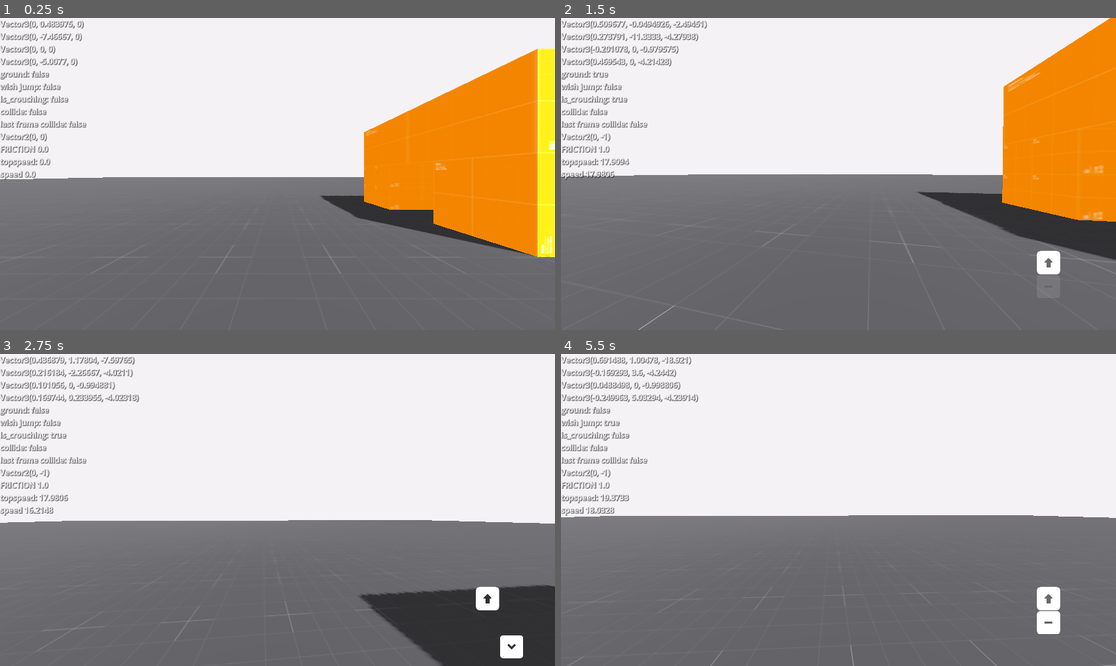
Above: before the commit, frames 1-4 (two rows, left to right).
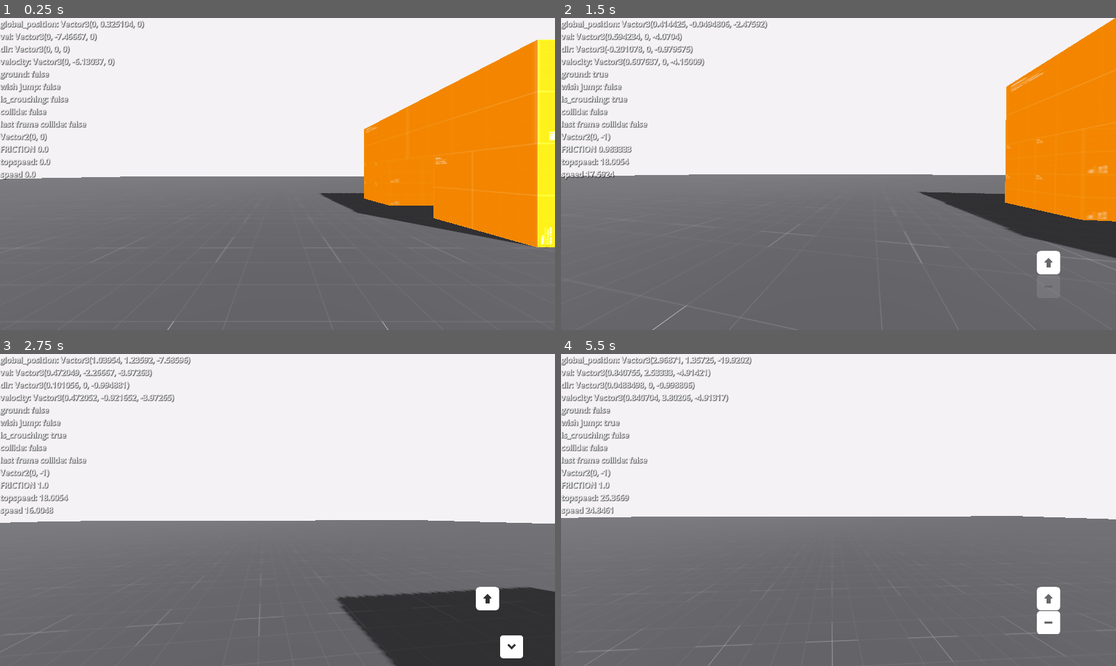
Above: after the commit, the same moments.

Repository: LunaticReisen/GodotSourceMovement
Game: Godot game, scene res://test_lab.tscn
The game is run twice, just before and just after one commit, with the same random seed, the same clock (stepped at 60 frames per second) and the same inputs.
Inputs (mouse positions are in pixels of both pictures, inside the frame that each line leads up to):
- Up to frame 1 (0.25 s): no input
- Up to frame 2 (1.5 s): move the mouse to (866, 174) at 0.52 s; hold Ctrl (crouch) 0.53-1.28 s; hold W (move_forward) from 0.53 s (still down); tap Space (jump) at 0.77, 0.8, 1.07, 1.35 s; move the mouse to (810, 174) at 1.27 s
- Up to frame 3 (2.75 s): keep holding W (move_forward); tap Space (jump) at 1.52, 1.82, 2.3 s; tap Ctrl (crouch) at 1.55 s; move the mouse to (288, 503) at 2.02 s; hold Ctrl (crouch) from 2.03 s (still down)
- Up to frame 4 (5.5 s): keep holding W (move_forward); move the mouse to (832, 516) at 2.77 s; release Ctrl (crouch) at 2.78 s; tap Shift (dash) at 2.85 s; tap Space (jump) at 3.02, 3.32, 3.77, 3.8, 4.07, 4.52, 4.82 s; tap Ctrl (crouch) at 3.05, 4.35 s; move the mouse to (877, 513) at 3.52 s; press the mouse at (877, 513) at 3.53 s; move the mouse to (794, 506) at 4.27 s; release the mouse at (794, 506) at 4.28 s; move the mouse to (844, 510) at 5.02 s; hold Space (jump) from 5.03 s (still down)

The runs differ from the first frame. In frame 1, 3.8% of the frame differs, in the area x 0-100%, y 0-100%; in frame 2, 2.7%; in frame 3, 3.3%; in frame 4, 2.1%.

Commit message:
v1.2.2
improvement while jumping can not rotate jumping(is this word?

Diff:
--- a/scripts/movementData.gd
+++ b/scripts/movementData.gd
@@ -3,8 +3,8 @@
 class_name Movement_Data
 
 @export_subgroup("speed")
-@export var AIR_ADD_SPEED        :float = 4
-@export var WALK_SPEED           :float = 4
+@export var AIR_ADD_SPEED        :float = 5
+@export var WALK_SPEED           :float = 5
 @export var CROUCH_SPEED         :float = 1.5
 @export var DASH_SPEED           :float = 6
 @export var MAX_SPEED            :float = 20
@@ -12,14 +12,14 @@
 
 @export_subgroup("accelration")
 @export var RUN_ACCEL            :float = 8
-@export var RUN_DECEEL           :float = 6
-@export var STARFE_SPEED         :float = 2
+@export var RUN_DECEEL           :float = 4
+@export var AIR_MAX_SPEED        :float = 30
 @export var AIR_ACCEL            :float = 2
-@export var AIR_DECCEL           :float = 2
-@export var AIR_CONTROL          :float = 0.3
-@export var STAND_FRICTION       :float = 3.5
+@export var AIR_DECCEL           :float = 1
+@export var STAND_FRICTION       :float = 5
 @export var CROUCH_FRICTION      :float = 1
 @export var SURFACE_FRICTION     :float = 1
+@export var AIR_CAP              : float = 4
 
 @export_subgroup("crouch")
 #@export var CROUCH_MAX_SPEED:float = 3
@@ -40,5 +40,9 @@
 @export var _air_controlAdditionForward :float = 32
 @export var gravity = 32
 @export var gravity_precent : float = 1
+@export var accel_precent : float = .75
+@export var air_accel_precent : float = .9
+@export var move_precent : float = 1
 @export var friction_precent : float = 1
 @export var auto_bunny : bool = true
+@export var clamp_air_speed : bool = false
--- a/scripts/player.gd
+++ b/scripts/player.gd
@@ -23,6 +23,8 @@
 var currentspeed : float
 var player_friction :float = 0
 var _friction :float
+var vel_x : float
+var last_frame_rotation : float
 
 var vel : Vector3 = Vector3.ZERO
 var appliedVelocity : Vector3
@@ -37,6 +39,7 @@
 var is_last_frame_collide :bool = false
 var is_collide :bool = false
 var collide :bool = false
+var air_accel_switch :bool = false
 
 var raw_input
 var dir
@@ -70,7 +73,7 @@
 	speed_changer()
 	process_movement(delta)
 
-	appliedVelocity = velocity.lerp(vel, delta * 10)
+	appliedVelocity = velocity.lerp(vel, delta * 17)
 	velocity = appliedVelocity
 	move_and_slide()
 
@@ -115,8 +118,7 @@
 func air_move(delta) -> void:
 	# no more starfing on ceiling
 	if (is_on_ceiling()):
-		var jumpvel = vel.y
-		vel.y = jumpvel
+		vel.y = 0
 		vel.y -= _data.gravity * _data.gravity_precent * delta * 5
 	var wish_dir : Vector3
 	var _wishvel : float= _data.AIR_ACCEL
@@ -131,45 +133,52 @@
 		add_speed = _data.AIR_ADD_SPEED
 	wish_speed *= add_speed
 	wish_dir = wish_dir.normalized()
-	var wish_speed2 : float = wish_speed
 	if(vel.dot(wish_dir) < 0.0):
 		accel = _data.AIR_DECCEL
 	else :
 		accel = _data.AIR_ACCEL
 	#left or right move to accelerate
-	if (dir.z == 0.0 and dir.x != 0.0):
-		if (wish_speed > _data.STARFE_SPEED):
-			wish_speed =_data.STARFE_SPEED
+	if (raw_input.y == 0.0 and abs(dir.x) > 0.0):
+		if (wish_speed > _data.AIR_MAX_SPEED):
+			wish_speed =_data.AIR_MAX_SPEED
 		accel = _data.AIR_ACCEL
 
-	accelerate(wish_dir, wish_speed, accel, delta)
-	if (_data.AIR_CONTROL > 0):
-		air_control(wish_dir, wish_speed2, delta)
+	air_accelerate(wish_dir, wish_speed, accel, delta)
+
+	#if player move left/right but didn not move mouse,it will not accel
+	if (global_rotation.y != last_frame_rotation):
+		accelerate(wish_dir, wish_speed, accel, delta)
+		last_frame_rotation = global_rotation.y
 
 	vel.y -= _data.gravity * _data.gravity_precent * delta
-
-func air_control(wish_dir : Vector3, wish_speed : float, delta) -> void:
-	if(abs(raw_input.y) < 0.1 or abs(wish_speed) < 0.1 ):
-		return
-	#speed too slow can't not accelerate
-	if(vel.dot(wish_dir) <= 0.2):
-		return
-	var zspeed: float= vel.y
-	vel.y = 0
-	var speed: float = vel.length()
-	vel = vel.normalized()
-	var dot: float= vel.dot(wish_dir)
-	var k: float = _data._air_controlAdditionForward
-	k *= _data.AIR_CONTROL * dot * dot * delta
-
-	if (dot > 0):
-		vel.x = vel.x *speed + wish_dir.x * k
-		vel.y = vel.y *speed + wish_dir.y * k
-		vel.z = vel.z *speed + wish_dir.z * k
-		vel = vel.normalized()
-	vel.x *= speed
-	vel.y  = zspeed # Notice this line
-	vel.z *= speed
+	air_accel_switch =false
+
+func air_accelerate(wish_dir : Vector3, wish_speed : float, accel : float, delta):     #air accel
+	var addspeed : float
+	var accelspeed : float
+	var _currentspeed : float
+	var wishspd = wish_speed
+
+	#clamp it to a resonable value
+	if (_data.clamp_air_speed == true):
+		wishspd = clamp((wishspd / _data.AIR_CAP - _data.AIR_CAP * _data.AIR_CAP), _data.AIR_CAP, _data.AIR_MAX_SPEED)
+	else :
+		wishspd = clamp((wishspd / _data.AIR_CAP - _data.AIR_CAP * _data.AIR_CAP), _data.AIR_CAP, _data.AIR_MAX_SPEED*100)
+	_currentspeed = vel.dot(wish_dir)
+	addspeed = wishspd - _currentspeed
+
+	if(addspeed <= 0):
+		return Vector3.ZERO
+
+	accelspeed = accel * wishspd * delta
+
+	accelspeed = min(accelspeed,addspeed)
+	air_accel_switch = true
+
+	vel_x  = vel.x + (accelspeed * wish_dir.x * _data.air_accel_precent)
+	vel.x += accelspeed * wish_dir.x * _data.air_accel_precent * 0.7
+	vel.y += accelspeed * wish_dir.y * _data.air_accel_precent
+	vel.z += accelspeed * wish_dir.z * _data.air_accel_precent
 
 func accelerate(wish_dir : Vector3, wish_speed : float, accel : float, delta) -> void:
 	var addspeed : float
@@ -184,8 +193,17 @@
 	if(accelspeed > addspeed):
 		accelspeed = addspeed
 
-	vel.x += accelspeed * wish_dir.x
-	vel.z += accelspeed * wish_dir.z
+	#little boost
+	if (velocity.length() > 30): #in game 90 ups
+		_data.accel_precent = .8
+	else :
+		_data.accel_precent = .75
+
+	if (!air_accel_switch):
+		vel += accelspeed * wish_dir * _data.accel_precent
+	else :
+		vel.x = vel_x
+		vel += accelspeed * wish_dir * .5
 
 func handel_friction(t : float, delta) -> void:
 	var vec : Vector3 = vel
@@ -279,7 +297,7 @@
 func speed_changer() -> void:
 	if (Input.is_action_pressed("dash") and !is_crouching):
 		currentspeed = _data.DASH_SPEED
-	elif (is_crouching):
+	elif (is_crouching or is_on_crouching):
 		currentspeed = _data.CROUCH_SPEED
 	else :
 		currentspeed = _data.WALK_SPEED
@@ -297,10 +315,10 @@
 
 	current_speed_function()
 	#signal to hud
-	DEBUGING_.emit(var_to_str(global_position) + "\n" \
-	+ var_to_str(vel) + "\n" \
-	+ var_to_str(dir) + "\n" \
-	+ var_to_str(velocity) + "\n" \
+	DEBUGING_.emit("global_position: " +var_to_str(global_position) + "\n" \
+	+ "vel: " + var_to_str(vel) + "\n" \
+	+ "dir: " + var_to_str(dir) + "\n" \
+	+ "velocity: " + var_to_str(velocity) + "\n" \
 	+ "ground: " + var_to_str(is_on_floor()) + "\n" \
 	+ "wish jump: " + var_to_str(_wishJump) + "\n" \
 	+ "is_crouching: " + var_to_str(is_crouching) + "\n" \
Not shown, changed: README.md
Not shown, changed: README/README.zh_CN.md
